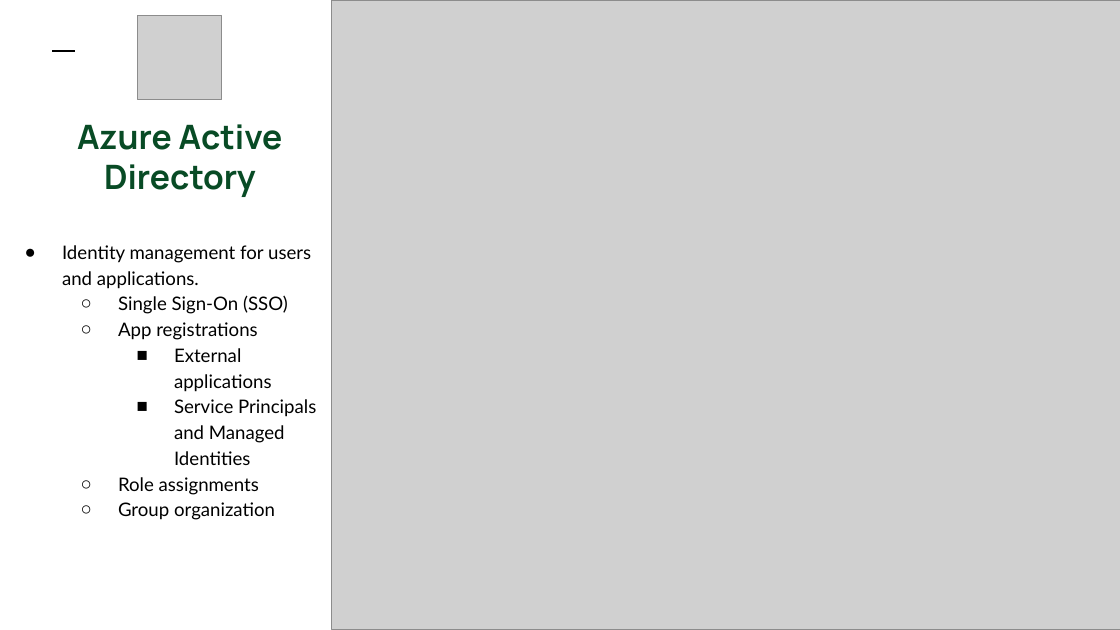
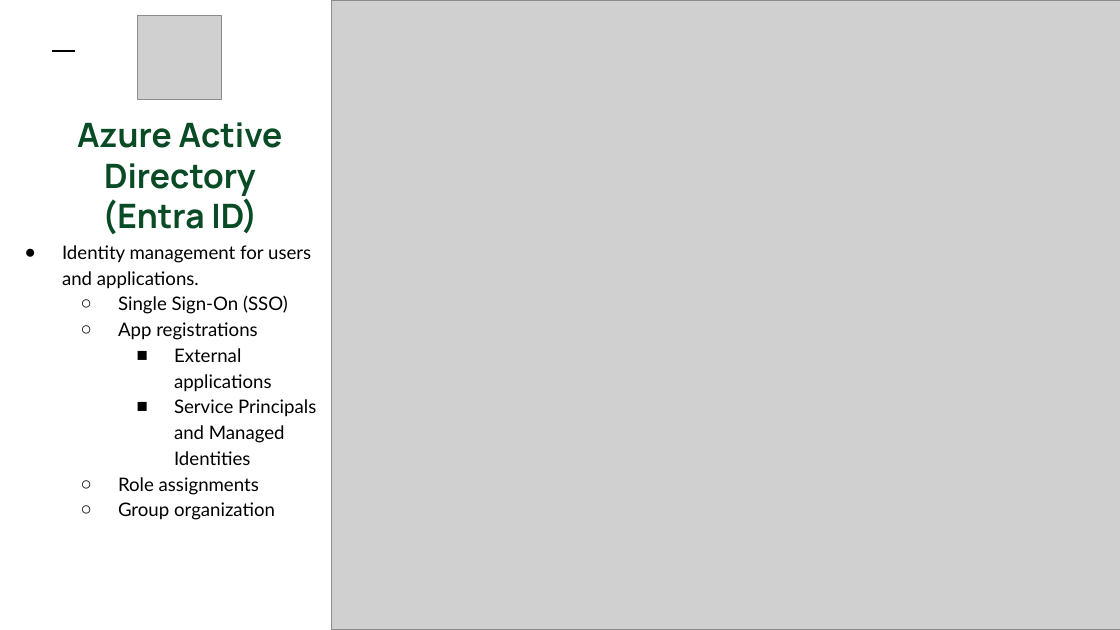
Before and after one commit to colbyford/DSBA6190-CloudComputing, a slide deck: slide 14 of 6 - Deployment and Security/Deployment.pptx. Drawn at 1120x630 pixels with LibreOffice and Linux fonts; fonts in the diff are those of the drawing; grey boxes stand for pictures. Boxes give left, top, right and bottom in pixels: in the first picture for what was removed or moved away, otherwise in the second. Text is boxed around its words. In the diff, an @@ line names an element or a change of style, - is before the commit and + after.

```diff
--- a/6 - Deployment and Security/Deployment.pptx
+++ b/6 - Deployment and Security/Deployment.pptx
@@ title at (77, 122, 283, 234): text changed @@
-Azure Active Directory
+Azure Active Directory
+(Entra ID)
```
Also in this commit, not shown: 3 slides added.
